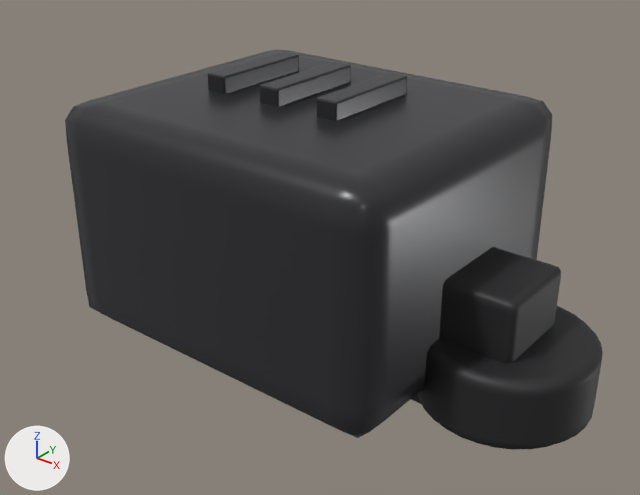
The glTF model public/models/modular_parts/individual/mirror_right.glb as it was, and as the next commit left it.
One viewpoint serves both versions: a 50 mm lens placed at (-0.712, 0.272, 1.106), pointed at (-0.924, 0.537, 0.942). Every picture has the same lights, and +X, +Y and +Z are marked at lower left. The older version comes first. Vertices at exactly the same position are counted once.

Names of what the first picture shows: 'MIRROR_BASE_RIGHT', 'MIRROR_FIN_RIGHT_0', 'MIRROR_FIN_RIGHT_1', 'MIRROR_FIN_RIGHT_2', 'MIRROR_HOUSING_RIGHT', 'MIRROR_STALK_RIGHT'.
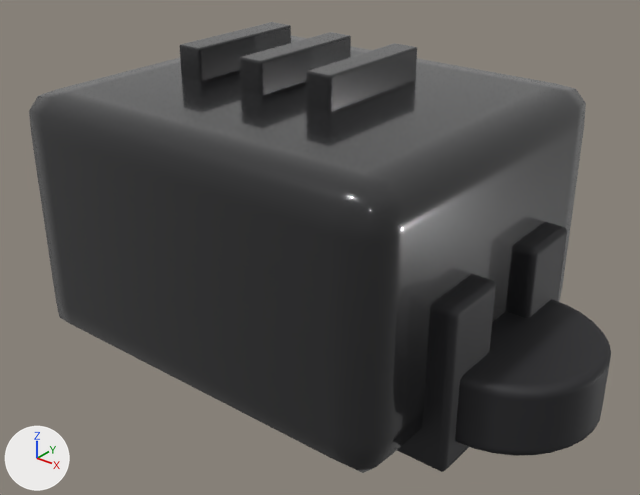
Boxes (x1, y1, x2, y2) around the edits, measured in the pictures (640 x 495 px):
'MIRROR_HOUSING_RIGHT', recoloured, mesh rescaled (14% wider, 12% taller): before (65, 49, 552, 438); after (29, 36, 586, 473)
'MIRROR_BASE_RIGHT', reshaped: before (418, 306, 603, 450); after (455, 299, 611, 456)
'MIRROR_STALK_RIGHT', deleted (black): before (411, 247, 561, 404)
'MIRROR_STALK_B_RIGHT', added (black): after (397, 274, 496, 472)
'MIRROR_FIN_RIGHT_1', recoloured, reshaped, moved: before (260, 62, 351, 107); after (239, 32, 351, 96)
'MIRROR_FIN_RIGHT_0', recoloured, reshaped, moved: before (316, 73, 407, 121); after (306, 43, 417, 112)
'MIRROR_FIN_RIGHT_2', recoloured, reshaped, moved: before (208, 52, 299, 94); after (180, 22, 291, 81)
'MIRROR_STALK_A_RIGHT', added: after (506, 222, 567, 318)

What changed in the scene script:
```text
Change me_cylinder:
    remove me_cylinder.from_pydata(...)  # 256 vertices, 508 faces; spans x -0.035..0.035, y -0.035..0.035, z -0.015..0.015
    add me_cylinder.from_pydata(...)  # 256 vertices, 508 faces; spans x -0.038..0.038, y -0.038..0.038, z -0.015..0.015
    me_cylinder part 1: 256 of 256 vertices moved; they spanned x -0.035..0.035, y -0.035..0.035, z -0.015..0.015 and now span x -0.038..0.038, y -0.038..0.038, z -0.015..0.015; mean shift (0.0, 0.0, 0.0)
Change me_cube_004:
    remove me_cube_004.from_pydata(...)  # 96 vertices, 188 faces; spans x -0.005..0.005, y -0.025..0.025, z -0.0075..0.0075
    remove me_cube_004.materials.append(mat_mat_carbonfiber)  # dark grey #353538
    add me_cube_004.from_pydata(...)  # 96 vertices, 188 faces; spans x -0.006..0.006, y -0.03..0.03, z -0.009..0.009
    me_cube_004 part 2: 96 of 96 vertices moved; they spanned x -0.005..0.005, y -0.025..0.025, z -0.0075..0.0075 and now span x -0.006..0.006, y -0.03..0.03, z -0.009..0.009; mean shift (0.0, 0.0, 0.0)
    add me_cube_004.materials.append(mat_mat_exposedcarbontwill)  # black #272729
Change me_cube_005:
    remove me_cube_005.from_pydata(...)  # 96 vertices, 188 faces; spans x -0.005..0.005, y -0.025..0.025, z -0.0075..0.0075
    remove me_cube_005.materials.append(mat_mat_carbonfiber)  # dark grey #353538
    add me_cube_005.from_pydata(...)  # 96 vertices, 188 faces; spans x -0.006..0.006, y -0.03..0.03, z -0.009..0.009
    me_cube_005 part 3: 96 of 96 vertices moved; they spanned x -0.005..0.005, y -0.025..0.025, z -0.0075..0.0075 and now span x -0.006..0.006, y -0.03..0.03, z -0.009..0.009; mean shift (0.0, 0.0, 0.0)
    add me_cube_005.materials.append(mat_mat_exposedcarbontwill)  # black #272729
Change me_cube_006:
    remove me_cube_006.from_pydata(...)  # 96 vertices, 188 faces; spans x -0.005..0.005, y -0.025..0.025, z -0.0075..0.0075
    remove me_cube_006.materials.append(mat_mat_carbonfiber)  # dark grey #353538
    add me_cube_006.from_pydata(...)  # 96 vertices, 188 faces; spans x -0.006..0.006, y -0.03..0.03, z -0.009..0.009
    me_cube_006 part 4: 96 of 96 vertices moved; they spanned x -0.005..0.005, y -0.025..0.025, z -0.0075..0.0075 and now span x -0.006..0.006, y -0.03..0.03, z -0.009..0.009; mean shift (0.0, 0.0, 0.0)
    add me_cube_006.materials.append(mat_mat_exposedcarbontwill)  # black #272729
Change me_cube:
    remove me_cube.from_pydata(...)  # 96 vertices, 188 faces; spans x -0.08..0.08, y -0.07..0.07, z -0.05..0.05
    remove me_cube.materials.append(mat_mat_carbonfiber)  # dark grey #353538
    add me_cube.from_pydata(...)  # 96 vertices, 188 faces; spans x -0.09..0.09, y -0.08..0.08, z -0.055..0.055
    me_cube part 5: the whole mesh is scaled about its middle by (1.13, 1.15, 1.1)
    add me_cube.materials.append(mat_mat_exposedcarbontwill)  # black #272729
Change ob_mirror_fin_right_0:
    ob_mirror_fin_right_0.location: (-0.92, 0.56, 1.0) -> (-0.92, 0.56, 1.01)
Change ob_mirror_fin_right_1:
    ob_mirror_fin_right_1.location: (-0.95, 0.56, 1.0) -> (-0.955, 0.56, 1.01)
Change ob_mirror_fin_right_2:
    ob_mirror_fin_right_2.location: (-0.98, 0.56, 1.0) -> (-0.99, 0.56, 1.01)
Remove ob_mirror_stalk_right:
    ob_mirror_stalk_right = bpy.data.objects.new('MIRROR_STALK_RIGHT', me_cube_001)
Add ob_mirror_stalk_b_right:
    ob_mirror_stalk_b_right = bpy.data.objects.new('MIRROR_STALK_B_RIGHT', me_cube_002_1)  # 96 vertices, 188 faces; spans x -0.02..0.02, y -0.015..0.015, z -0.035..0.035; in mat_mat_satintrimblack (black #2c2c2f)
    ob_mirror_stalk_b_right.location = (-0.86, 0.52, 0.92)
Add ob_mirror_stalk_a_right:
    ob_mirror_stalk_a_right = bpy.data.objects.new('MIRROR_STALK_A_RIGHT', me_cube_001_1)  # 96 vertices, 188 faces; spans x -0.02..0.02, y -0.015..0.015, z -0.035..0.035; in mat_mat_satintrimblack (black #2c2c2f)
    ob_mirror_stalk_a_right.location = (-0.86, 0.58, 0.92)
```
